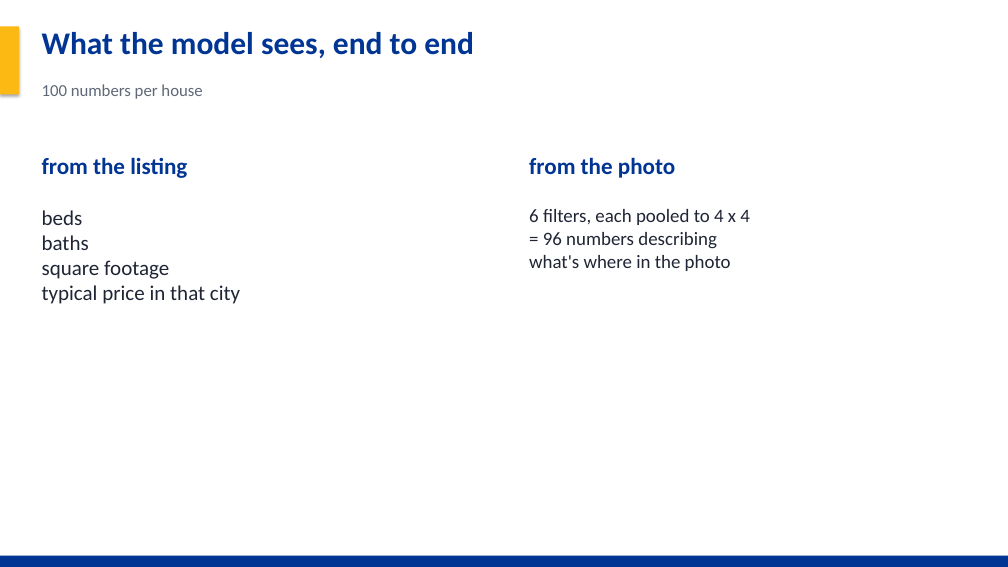
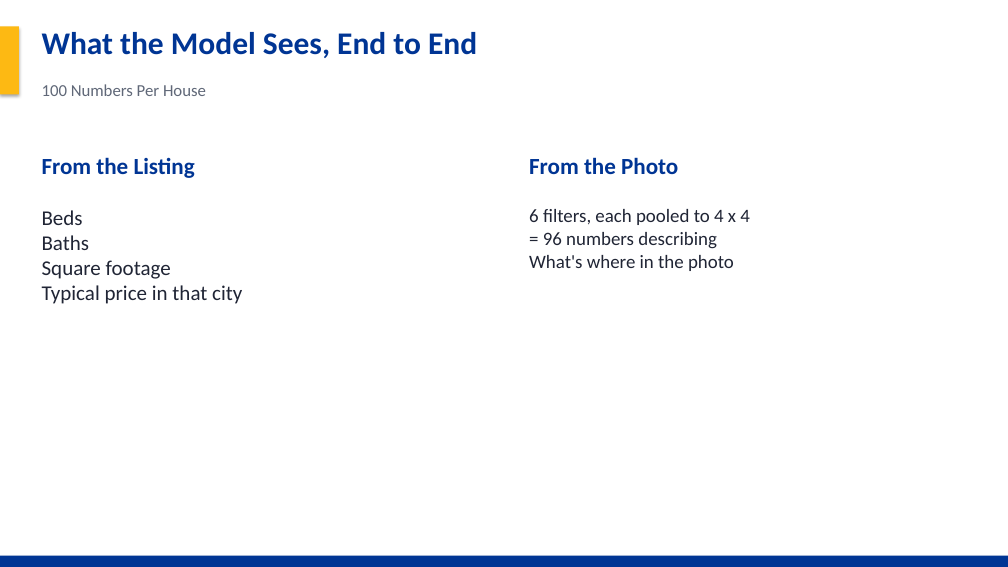
Before and after one commit to Noah-Gallego/house-price-4450-final, a slide deck: slide 24 of HousePrice_Final_Project.pptx (slide 20 before the commit). Drawn at 1008x567 pixels with LibreOffice and Linux fonts; fonts in the diff are those of the drawing. Boxes give left, top, right and bottom in pixels: in the first picture for what was removed or moved away, otherwise in the second. Text is boxed around its words. In the diff, an @@ line names an element or a change of style, - is before the commit and + after.

```diff
--- a/HousePrice_Final_Project.pptx
+++ b/HousePrice_Final_Project.pptx
@@ text at (x1=42, y1=32, x2=477, y2=58): text changed @@
-What the model sees, end to end
+What the Model Sees, End to End
@@ text at (x1=42, y1=84, x2=206, y2=96): text changed @@
-100 numbers per house
+100 Numbers Per House
@@ text at (x1=42, y1=157, x2=195, y2=178): text changed @@
-from the listing
+From the Listing
@@ text at (x1=529, y1=157, x2=678, y2=174): text changed @@
-from the photo
+From the Photo
@@ text at (x1=42, y1=210, x2=242, y2=304): text changed @@
-beds
-baths
-square footage
-typical price in that city
+Beds
+Baths
+Square footage
+Typical price in that city
@@ text at (x1=529, y1=255, x2=734, y2=271): text changed @@
-what's where in the photo
+What's where in the photo
```
Also in this commit, not shown: 22 other slides changed, 5 slides added, 2 slides removed, 9 other files.
